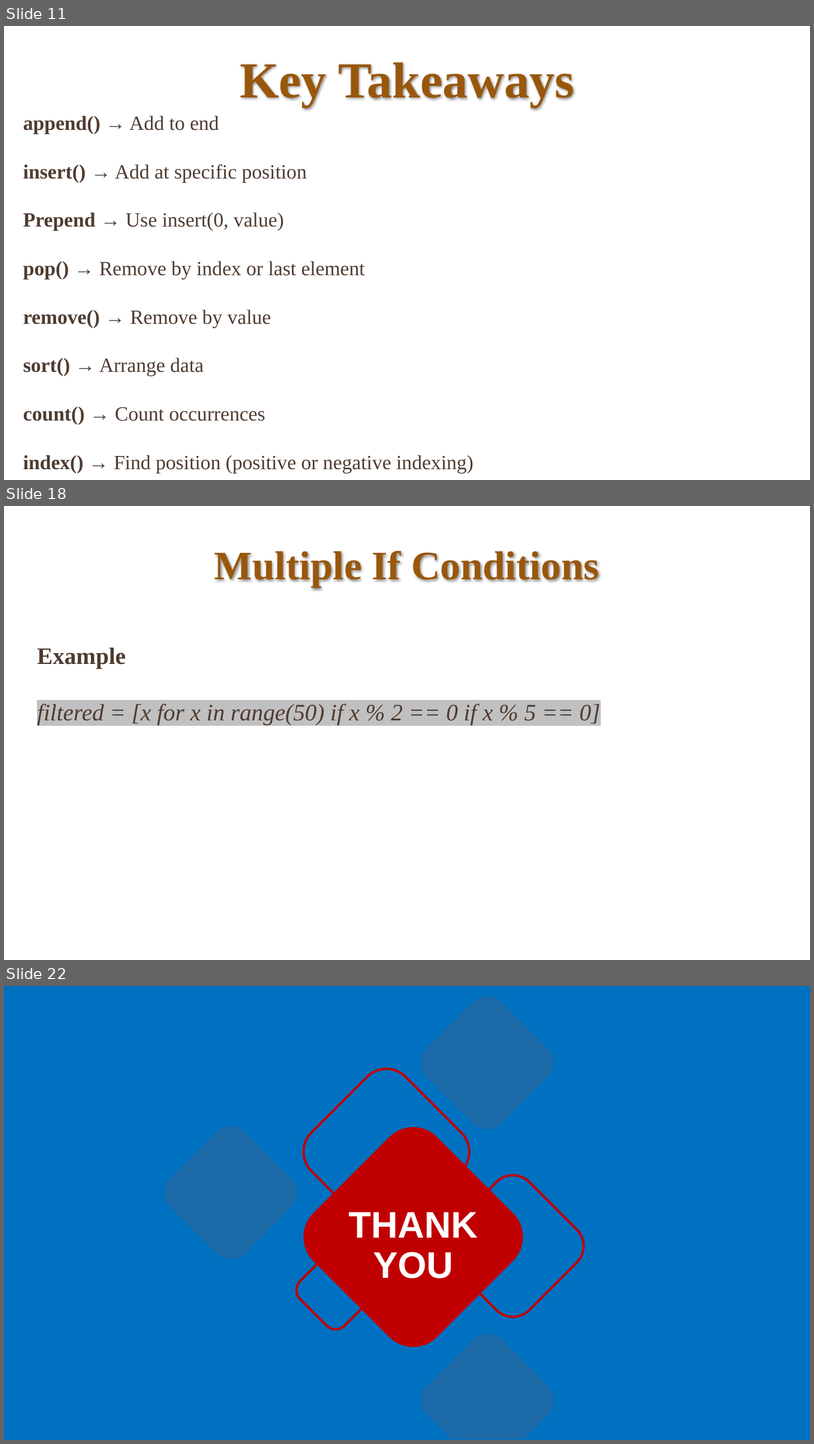
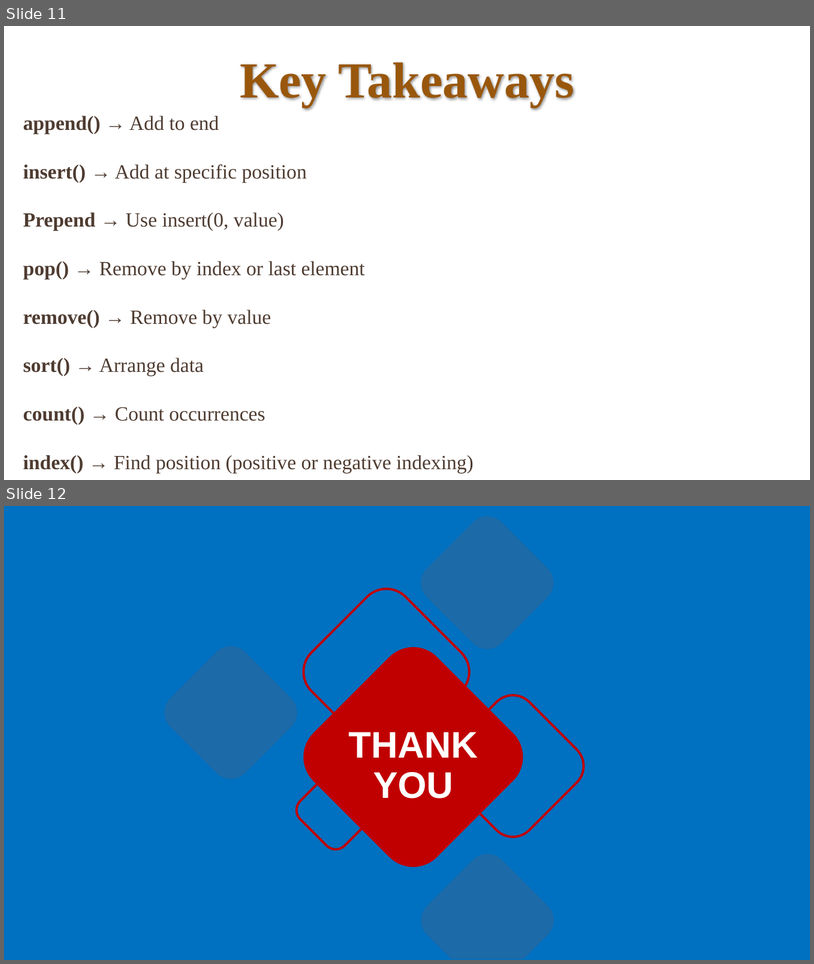
Before and after one commit to bahadurCorvit/Advance_Python, a slide deck: lectures/Lec11.pptx. Shown one above the other, each under a label of ours: slides 11, 18 and 22 before the commit, slides 11 and 12 after it; the slides between them are not shown. The pictures are 814x1444 and 814x964 pixels, drawn with LibreOffice and Linux fonts; fonts in the diff are those of the drawing. Boxes give left, top, right and bottom in pixels: in the first picture for what was removed or moved away, otherwise in the second. Text is boxed around its words. In the diff, an @@ line names an element or a change of style, - is before the commit and + after.

```diff
--- a/lectures/Lec11.pptx
+++ b/lectures/Lec11.pptx
@@ slide 18 removed at bbox=[4, 506, 810, 960], background #FFFFFF @@
@@ title removed at bbox=[215, 550, 599, 587] @@
-Multiple If Conditions
@@ text removed at bbox=[37, 647, 601, 725] @@
-Example
-filtered = [x for x in range(50) if x % 2 == 0 if x % 5 == 0]
@@ what was slide 22 is now slide 12 @@
```
Also in this commit, not shown: 9 other slides removed, 2 other files.
